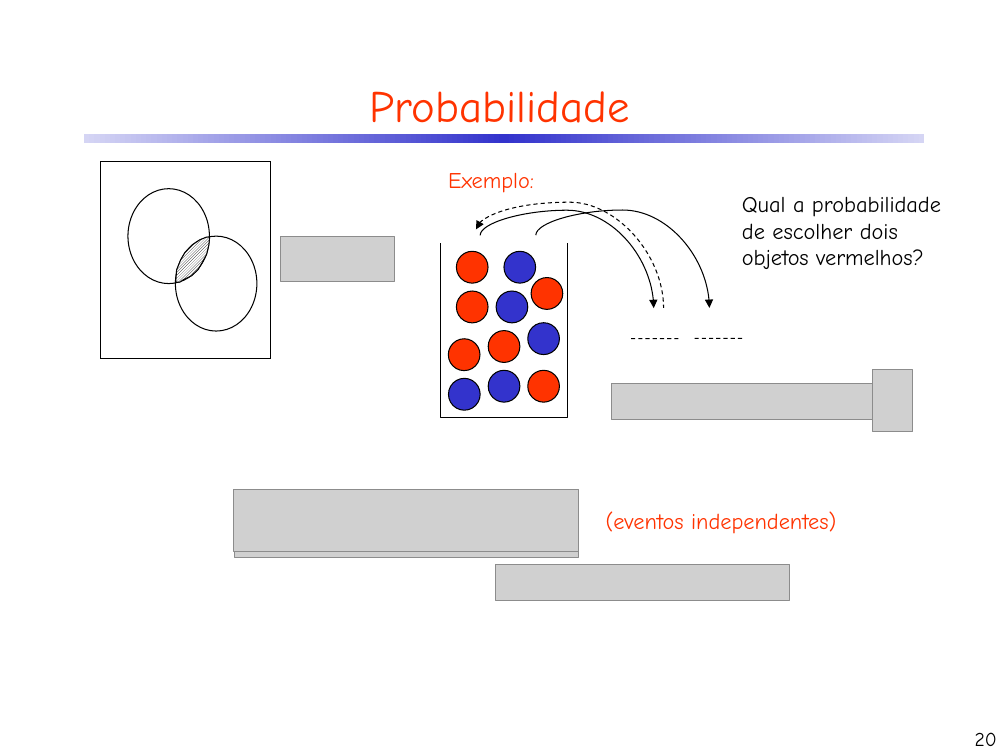
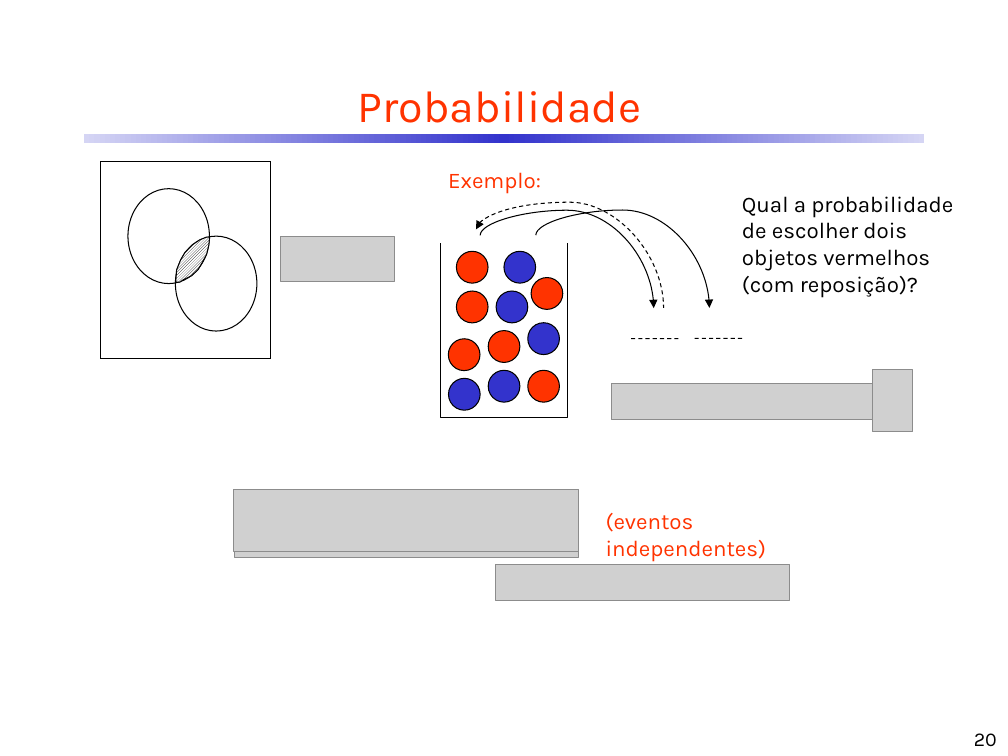
Before and after one commit to CDRenno/Estatistica, a slide deck: slide 20 of ppt/Revisao_Prob.pptx. Drawn at 1008x756 pixels with LibreOffice and Linux fonts; fonts in the diff are those of the drawing; grey boxes stand for pictures. Boxes give left, top, right and bottom in pixels: in the first picture for what was removed or moved away, otherwise in the second. Text is boxed around its words. In the diff, an @@ line names an element or a change of style, - is before the commit and + after.

```diff
--- a/ppt/Revisao_Prob.pptx
+++ b/ppt/Revisao_Prob.pptx
@@ text at bbox=[742, 196, 953, 298]: text changed; font Comic Neue to Karla @@
-Qual a probabilidade de escolher dois objetos vermelhos?
+Qual a probabilidade de escolher dois objetos vermelhos (com reposição)?
@@ font Comic Neue to Karla in 4 elements at bbox=[358, 91, 641, 123], bbox=[448, 172, 541, 194], bbox=[606, 513, 766, 562], bbox=[974, 733, 997, 747] @@
```
Also in this commit, not shown: 41 other slides changed, 1 other file.
